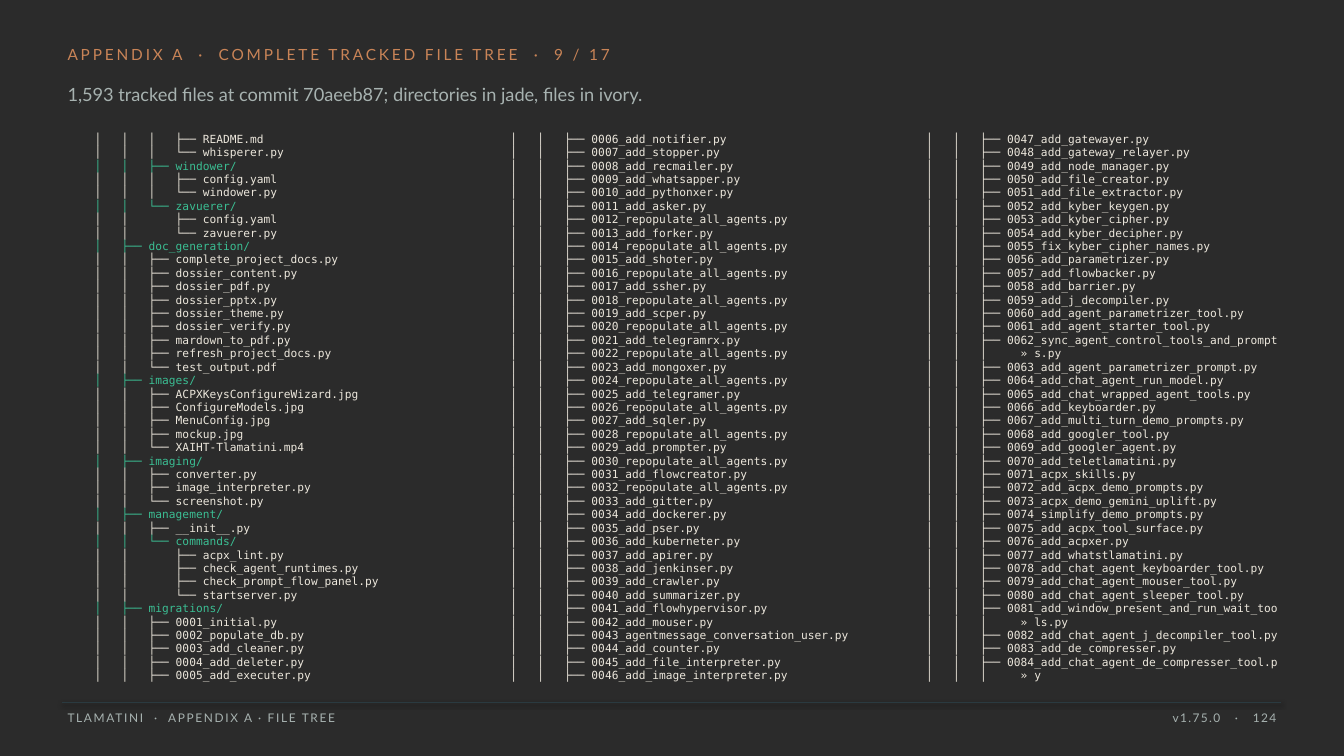
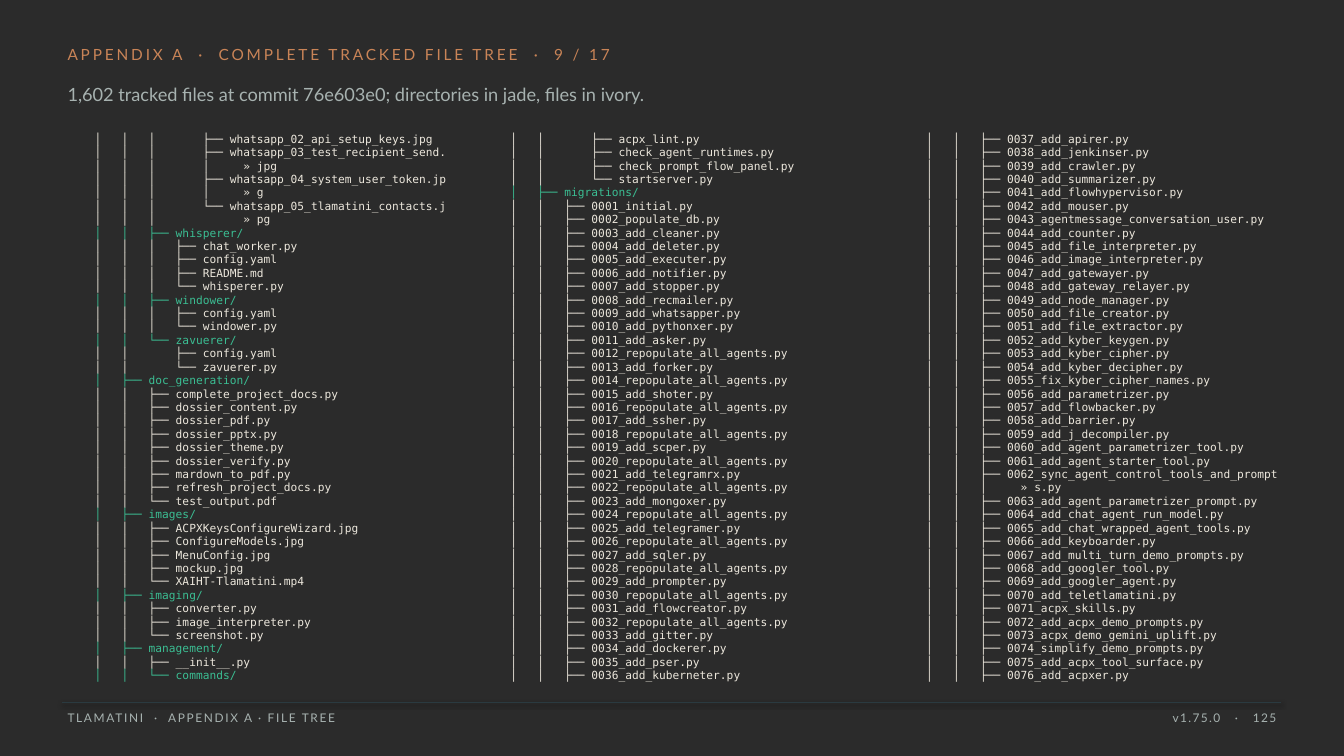
Before and after one commit to XAIHT/Tlamatini, a slide deck: slide 125 of Tlamatini_eXtended_Artificial_Intelligence_Humanly_Tempered.pptx (slide 124 before the commit). Drawn at 1344x756 pixels with LibreOffice and Linux fonts; fonts in the diff are those of the drawing; background and template pictures are left out; a plain dark background stands for a picture behind light text. Boxes give left, top, right and bottom in pixels: in the first picture for what was removed or moved away, otherwise in the second. Text is boxed around its words. In the diff, an @@ line names an element or a change of style, - is before the commit and + after.

```diff
--- a/Tlamatini_eXtended_Artificial_Intelligence_Humanly_Tempered.pptx
+++ b/Tlamatini_eXtended_Artificial_Intelligence_Humanly_Tempered.pptx
@@ text at <box>68,87,644,104</box>: text changed @@
-1,593 tracked files at commit 70aeeb87; directories in jade, files in ivory.
+1,602 tracked files at commit 76e603e0; directories in jade, files in ivory.
@@ text at <box>176,134,446,266</box>: paragraphs added @@
+│ │ │ ├── whatsapp_02_api_setup_keys.jpg
+│ │ │ ├── whatsapp_03_test_recipient_send.
+│ │ │ │ » jpg
+│ │ │ ├── whatsapp_04_system_user_token.jp
+│ │ │ │ » g
+│ │ │ └── whatsapp_05_tlamatini_contacts.j
+│ │ │ » pg
+│ │ ├── whisperer/
+│ │ │ ├── chat_worker.py
+│ │ │ ├── config.yaml
@@ text at <box>564,134,795,266</box>: paragraphs added @@
+│ │ ├── acpx_lint.py
+│ │ ├── check_agent_runtimes.py
+│ │ ├── check_prompt_flow_panel.py
+│ │ └── startserver.py
+│ ├── migrations/
+│ │ ├── 0001_initial.py
+│ │ ├── 0002_populate_db.py
+│ │ ├── 0003_add_cleaner.py
+│ │ ├── 0004_add_deleter.py
+│ │ ├── 0005_add_executer.py
@@ text at <box>1007,134,1264,266</box>: paragraphs added @@
+│ │ ├── 0037_add_apirer.py
+│ │ ├── 0038_add_jenkinser.py
+│ │ ├── 0039_add_crawler.py
+│ │ ├── 0040_add_summarizer.py
+│ │ ├── 0041_add_flowhypervisor.py
+│ │ ├── 0042_add_mouser.py
+│ │ ├── 0043_agentmessage_conversation_user.py
+│ │ ├── 0044_add_counter.py
+│ │ ├── 0045_add_file_interpreter.py
+│ │ ├── 0046_add_image_interpreter.py
@@ text at <box>149,550,379,682</box>: paragraphs removed @@
-│ │ ├── acpx_lint.py
-│ │ ├── check_agent_runtimes.py
-│ │ ├── check_prompt_flow_panel.py
-│ │ └── startserver.py
-│ ├── migrations/
-│ │ ├── 0001_initial.py
-│ │ ├── 0002_populate_db.py
-│ │ ├── 0003_add_cleaner.py
-│ │ ├── 0004_add_deleter.py
-│ │ ├── 0005_add_executer.py
@@ text at <box>591,550,848,682</box>: paragraphs removed @@
-│ │ ├── 0037_add_apirer.py
-│ │ ├── 0038_add_jenkinser.py
-│ │ ├── 0039_add_crawler.py
-│ │ ├── 0040_add_summarizer.py
-│ │ ├── 0041_add_flowhypervisor.py
-│ │ ├── 0042_add_mouser.py
-│ │ ├── 0043_agentmessage_conversation_user.py
-│ │ ├── 0044_add_counter.py
-│ │ ├── 0045_add_file_interpreter.py
-│ │ ├── 0046_add_image_interpreter.py
@@ text at <box>1007,550,1277,682</box>: paragraphs removed @@
-│ │ ├── 0077_add_whatstlamatini.py
-│ │ ├── 0078_add_chat_agent_keyboarder_tool.py
-│ │ ├── 0079_add_chat_agent_mouser_tool.py
-│ │ ├── 0080_add_chat_agent_sleeper_tool.py
-│ │ ├── 0081_add_window_present_and_run_wait_too
-│ │ │ » ls.py
-│ │ ├── 0082_add_chat_agent_j_decompiler_tool.py
-│ │ ├── 0083_add_de_compresser.py
-│ │ ├── 0084_add_chat_agent_de_compresser_tool.p
-│ │ │ » y
@@ text at <box>1173,713,1276,722</box>: text changed @@
-v1.75.0 · 124
+v1.75.0 · 125
```
Also in this commit, not shown: 44 other slides changed, 2 slides added, 1 slide removed, 11 other files.
